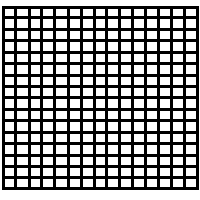
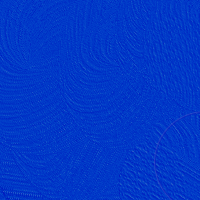
Comparing the layer stacks of the two w=200, h=200 images. Changes:
hid "lines" over (2, 6, 199, 190)
showed group "water" (5 layers) over (0, 0, 200, 200)
added layer "river #1" in group "water" over (0, 0, 200, 200)
